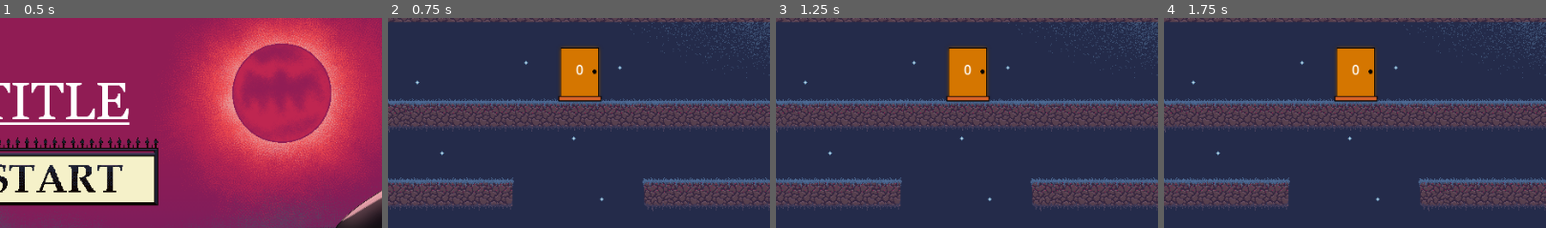
Above: before the commit, frames 1-4 (left to right).
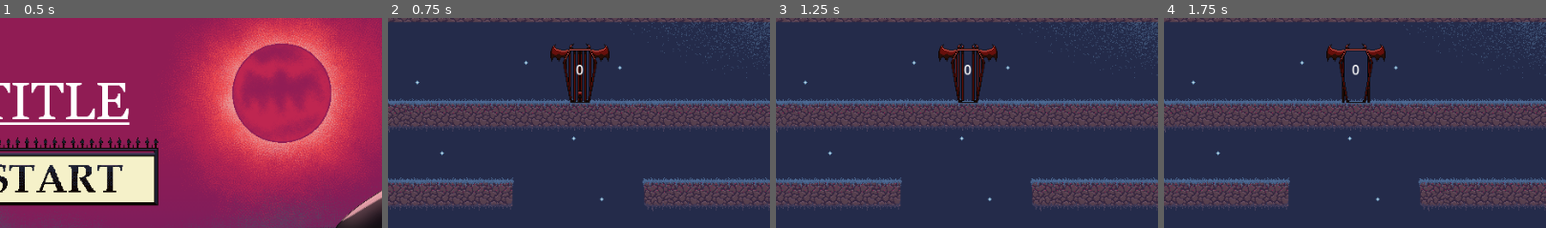
Above: after the commit, the same moments.

Repository: Wayfleh/GDC-Vampire-Platformer
Game: Godot game, scene res://UI/MainMenu.tscn
Same seed, same stepped clock (60 frames per second), same inputs: the game is played once before the commit and once after it.
Inputs (mouse positions are % of the whole screen's width and height, from its top left):
- Up to frame 1 (0.5 s): no input
- Up to frame 2 (0.75 s): click (20, 36) at 0.5 s
- Up to frame 3 (1.25 s): no input
- Up to frame 4 (1.75 s): tap Enter (ui_accept) at 1.25 s; hold D (right) from 1.28 s (still down); tap J (bite_dash) at 1.35 s; tap W (jump) at 1.52 s
The pictures show only the part of the screen within x 13-63%, y 0-50%; the shares and areas given below are measured in that part.

Frame 1 is identical in both runs. In frame 2, 3.1% of the frame differs, in the area x 42-58%, y 12-41%; in frame 3, 3.1%; in frame 4, 3.1%.

Commit message:
added door assets and animations

Diff:
--- a/untitled-vampire-game/Levels/door.gd
+++ b/untitled-vampire-game/Levels/door.gd
@@ -2,6 +2,8 @@
 
 @onready var door_area: Area2D = $DoorArea
 @onready var animal_number: Label = $AnimalNumber
+@onready var door_sprite: AnimatedSprite2D = $DoorSprite
+@onready var open_sound: AudioStreamPlayer2D = $openSound
 
 @export var next_level: PackedScene #Loads the next level
 ####
@@ -11,17 +13,31 @@
 # another level.
 ####
 
+var door_open: bool = false
+
 # Called when the node enters the scene tree for the first time.
 func _ready() -> void:
 	GlobalData.start_level()
 	GlobalData.update_animals_remaining.connect(update_animal_number)
-	update_animal_number()
 	door_area.body_entered.connect(check_level_complete)
 
-func check_level_complete(body: Node2D):
-	if body is Player && GlobalData.animals_remaining == 0:
+	# start closed
+	door_sprite.play("closed")
+	update_animal_number()
 
+func check_level_complete(body: Node2D) -> void:
+	if body is Player and door_open:
 		GlobalData.next_level(next_level)
 
-func update_animal_number():
+func update_animal_number() -> void:
 	animal_number.text = str(GlobalData.animals_remaining)
+
+	if GlobalData.animals_remaining == 0 and not door_open:
+		open_door()
+
+
+func open_door() -> void:
+	door_open = true
+	door_sprite.play("open")
+	open_sound.play()
+	print("door opening")
--- a/untitled-vampire-game/Levels/door.tscn
+++ b/untitled-vampire-game/Levels/door.tscn
@@ -1,7 +1,63 @@
 [gd_scene format=3 uid="uid://kjx4sjwtkgui"]
 
 [ext_resource type="Script" uid="uid://deywo0q4v1kj8" path="res://Levels/door.gd" id="1_c5cab"]
-[ext_resource type="Texture2D" uid="uid://drjea6vsif8cw" path="res://Art/Placeholder/door_placeholder.png" id="2_obau8"]
+[ext_resource type="Texture2D" uid="uid://dhf8xaawmn15n" path="res://Art/Custom Icons/anim_gate.png" id="3_o6o21"]
+[ext_resource type="AudioStream" uid="uid://b01i8t583rqe7" path="res://Sounds/enviornment/DoorOpening.wav" id="4_tf1mp"]
+
+[sub_resource type="AtlasTexture" id="AtlasTexture_obau8"]
+atlas = ExtResource("3_o6o21")
+region = Rect2(0, 0, 70, 70)
+
+[sub_resource type="AtlasTexture" id="AtlasTexture_xk5ei"]
+atlas = ExtResource("3_o6o21")
+region = Rect2(0, 0, 70, 70)
+
+[sub_resource type="AtlasTexture" id="AtlasTexture_8ff3j"]
+atlas = ExtResource("3_o6o21")
+region = Rect2(70, 0, 70, 70)
+
+[sub_resource type="AtlasTexture" id="AtlasTexture_uvmb6"]
+atlas = ExtResource("3_o6o21")
+region = Rect2(140, 0, 70, 70)
+
+[sub_resource type="AtlasTexture" id="AtlasTexture_wj2b2"]
+atlas = ExtResource("3_o6o21")
+region = Rect2(210, 0, 70, 70)
+
+[sub_resource type="AtlasTexture" id="AtlasTexture_ijyei"]
+atlas = ExtResource("3_o6o21")
+region = Rect2(280, 0, 70, 70)
+
+[sub_resource type="SpriteFrames" id="SpriteFrames_lw0lb"]
+animations = [{
+"frames": [{
+"duration": 1.0,
+"texture": SubResource("AtlasTexture_obau8")
+}],
+"loop": true,
+"name": &"closed",
+"speed": 5.0
+}, {
+"frames": [{
+"duration": 1.0,
+"texture": SubResource("AtlasTexture_xk5ei")
+}, {
+"duration": 1.0,
+"texture": SubResource("AtlasTexture_8ff3j")
+}, {
+"duration": 1.0,
+"texture": SubResource("AtlasTexture_uvmb6")
+}, {
+"duration": 1.0,
+"texture": SubResource("AtlasTexture_wj2b2")
+}, {
+"duration": 1.0,
+"texture": SubResource("AtlasTexture_ijyei")
+}],
+"loop": false,
+"name": &"open",
+"speed": 4.0
+}]
 
 [sub_resource type="RectangleShape2D" id="RectangleShape2D_ppseb"]
 size = Vector2(32, 64)
@@ -9,10 +65,11 @@
 [node name="Door" type="Node2D" unique_id=1512673174]
 script = ExtResource("1_c5cab")
 
-[node name="DoorSprite" type="Sprite2D" parent="." unique_id=663578245]
+[node name="DoorSprite" type="AnimatedSprite2D" parent="." unique_id=705122334]
 position = Vector2(0, 5)
-scale = Vector2(0.4096245, 0.4096245)
-texture = ExtResource("2_obau8")
+scale = Vector2(1.0577452, 1.0652128)
+sprite_frames = SubResource("SpriteFrames_lw0lb")
+animation = &"open"
 
 [node name="AnimalNumber" type="Label" parent="." unique_id=66334771]
 anchors_preset = 8
@@ -34,3 +91,6 @@
 [node name="CollisionShape2D" type="CollisionShape2D" parent="DoorArea" unique_id=37752270]
 position = Vector2(-0.5, 4.5)
 shape = SubResource("RectangleShape2D_ppseb")
+
+[node name="openSound" type="AudioStreamPlayer2D" parent="." unique_id=1606020849]
+stream = ExtResource("4_tf1mp")
Binary file added: untitled-vampire-game/Art/Custom Icons/anim_gate.png
Not shown, added: untitled-vampire-game/Art/Custom Icons/anim_gate.png.import
Binary file added: untitled-vampire-game/Art/Custom Icons/gate.png
Not shown, added: untitled-vampire-game/Art/Custom Icons/gate.png.import
Not shown, added: untitled-vampire-game/Sounds/enviornment/DoorOpening.wav.import
Not shown, added: untitled-vampire-game/Sounds/enviornment/DoorOpening.wav
